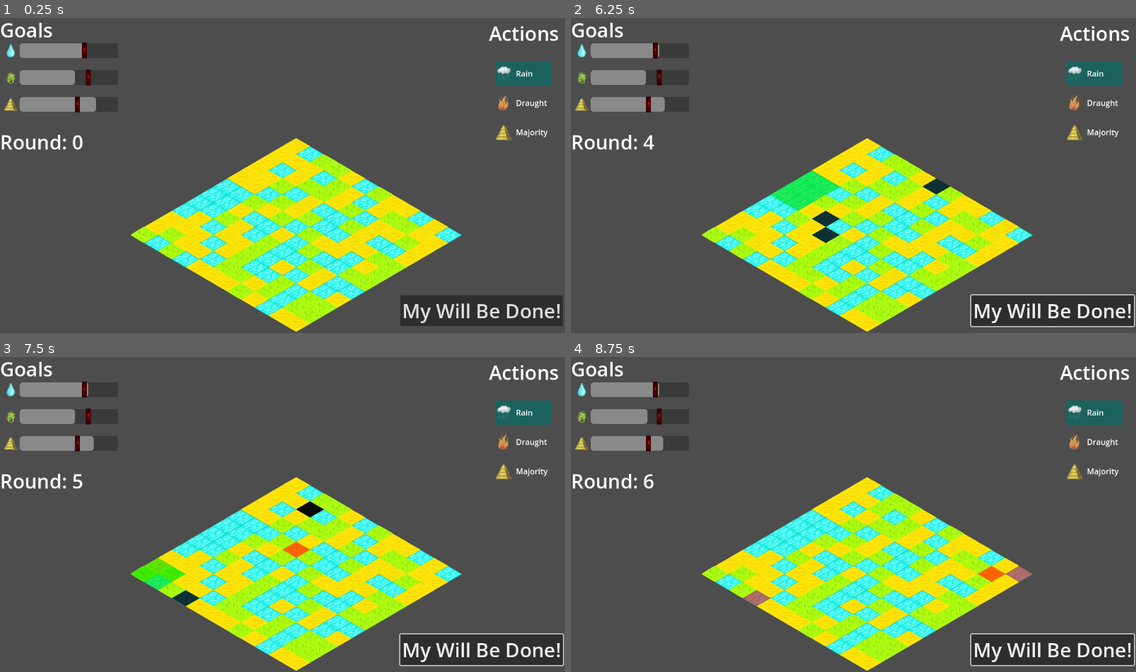
Above: before the commit, frames 1-4 (two rows, left to right).
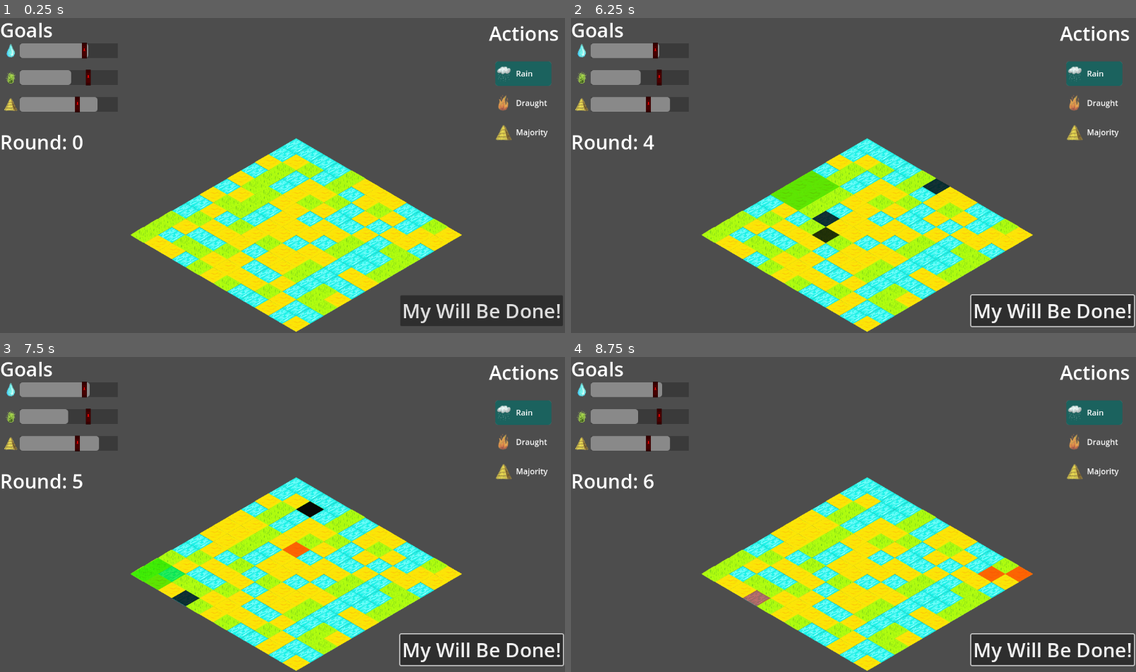
Above: after the commit, the same moments.

Repository: matouseek/game_jam_24
Game: Godot game, scene res://scenes/game.tscn
Same seed, same stepped clock (60 frames per second), same inputs: the game is played once before the commit and once after it. The engine's default icon, where the game draws it, is replaced by a stand-in: a white triangle on a blue panel in a dark square.
Inputs (mouse positions are in pixels of both pictures, inside the frame that each line leads up to):
- Up to frame 1 (0.25 s): no input
- Up to frame 2 (6.25 s): click "My Will Be Done!" at 0.5 s; click "My Will Be Done!" at 1.25 s; click "My Will Be Done!" at 2 s; move the mouse to (977, 159) at 2.77 s; press the mouse at (977, 159) at 2.78 s; move the mouse to (740, 191) at 3.52 s; release the mouse at (740, 191) at 3.53 s; click (740, 191) at 3.6 s; move the mouse to (910, 106) at 4.27 s; press the mouse at (910, 106) at 4.28 s; tap Enter at 5 s; move the mouse to (825, 238) at 5.02 s; release the mouse at (825, 238) at 5.03 s; click (825, 238) at 5.1 s; tap Space at 5.75 s; move the mouse to (1023, 222) at 5.77 s; press the mouse at (1023, 222) at 5.78 s
- Up to frame 3 (7.5 s): tap Enter at 6.5 s; move the mouse to (113, 467) at 6.52 s; release the mouse at (113, 467) at 6.53 s; click (113, 467) at 6.6 s; move the mouse to (310, 514) at 7.27 s; press the mouse at (310, 514) at 7.28 s
- Up to frame 4 (8.75 s): move the mouse to (768, 432) at 8.02 s; release the mouse at (768, 432) at 8.03 s; click (768, 432) at 8.1 s

The runs differ from the first frame. In frame 1, 13% of the frame differs, in the area x 12-82%, y 8-98%; in frame 2, 13%, in the area x 12-82%, y 16-98%; in frame 3, 12%; in frame 4, 13%.

Commit message:
Implement tile tier system framework

Diff:
--- a/scripts/environment.gd
+++ b/scripts/environment.gd
@@ -8,20 +8,21 @@
 var last_selected = [Vector2i(-1000,-1000)]
 
 var offsets = [Vector2i(-1, -1), Vector2i(0, -1), Vector2i(1, -1),
-		Vector2i(-1,  0),               Vector2i(1,  0),
-		Vector2i(-1,  1), Vector2i(0,  1), Vector2i(1,  1)]
+			   Vector2i(-1,  0),                  Vector2i(1,  0),
+			   Vector2i(-1,  1), Vector2i(0,  1), Vector2i(1,  1)]
 
 var terrain: Array = []
 
 func _ready() -> void:
 
 	for i in range(ENV_SIZE):
-		var row: Array = []
+		var row: Array[WorldTile] = []
 		for j in range(ENV_SIZE):
-			row.append(G.TileTypes.MEADOW)
+			var default_tile : WorldTile = WorldTile.new(G.get_rand_tile_type(),WorldTile.Tier.LOW)
+			row.append(default_tile)
 		terrain.append(row)
 	initialize_randomly()
-	set_map()
+	render_map()
 	calc_distribution()
 
 func _input(event):
@@ -40,7 +41,7 @@
 	var vals = [0.0,0.0,0.0]
 	for i in range(ENV_SIZE):
 		for j in range(ENV_SIZE):
-			vals[terrain[i][j]] += 1
+			vals[terrain[i][j].type] += 1
 	var all = ENV_SIZE*ENV_SIZE
 	var vals_percent = []
 	for i in range(len(vals)):
@@ -94,15 +95,15 @@
 func initialize_randomly() -> void:
 	for i in range(ENV_SIZE):
 		for j in range(ENV_SIZE):
-			terrain[i][j] = randi_range(0,2)
+			terrain[i][j] = WorldTile.new(G.get_rand_tile_type(),WorldTile.Tier.LOW)
 #			if (j== ENV_SIZE-1 and i == ENV_SIZE-1): terrain[i][j] = -1
 #			elif (j == ENV_SIZE-1 or i == ENV_SIZE-1): terrain[i][j] = 2
 #			else : terrain[i][j] = randi_range(0,1)
 
-func set_map() -> void:
+func render_map() -> void:
 	for i in range(ENV_SIZE):
 		for j in range(ENV_SIZE):
-			$TileMapLayer.set_cell(Vector2i(i,j),terrain[i][j],Vector2i(0,0))
+			$TileMapLayer.set_cell(Vector2i(i,j),terrain[i][j].type,Vector2i(0,0))
 
 func reset_effects() -> void:
 	used_effects = []
--- a/scripts/game_manager.gd
+++ b/scripts/game_manager.gd
@@ -20,7 +20,7 @@
 
 	print("Process player selection")
 	process_used_effects()
-	env.set_map()
+	env.render_map()
 
 
 	env.calc_distribution()
@@ -34,7 +34,7 @@
 
 	print("Add fuck ups for next round")
 	add_fuck_ups()
-	env.set_map()
+	env.render_map()
 	# now wait for player to make selection and then press will be done
 
 func update_round_count() -> void:
@@ -69,24 +69,24 @@
 			process_majority(effect)
 
 func process_rain(rain_effect: PlacedEffect) -> void:
-	var tile: G.TileTypes = env.terrain[rain_effect.source_coord.x][rain_effect.source_coord.y]
+	var tile: G.TileTypes = env.terrain[rain_effect.source_coord.x][rain_effect.source_coord.y].type
 	match tile:
 		G.TileTypes.DESERT:
-			env.terrain[rain_effect.source_coord.x][rain_effect.source_coord.y] = G.TileTypes.MEADOW
+			env.terrain[rain_effect.source_coord.x][rain_effect.source_coord.y].type = G.TileTypes.MEADOW
 		G.TileTypes.MEADOW:
-			env.terrain[rain_effect.source_coord.x][rain_effect.source_coord.y] = G.TileTypes.WATER
+			env.terrain[rain_effect.source_coord.x][rain_effect.source_coord.y].type = G.TileTypes.WATER
 		G.TileTypes.WATER:
 			print("Rained on water")
 
 func process_draught(draught_effect: PlacedEffect) -> void:
-	var tile: G.TileTypes = env.terrain[draught_effect.source_coord.x][draught_effect.source_coord.y]
+	var tile: G.TileTypes = env.terrain[draught_effect.source_coord.x][draught_effect.source_coord.y].type
 	match tile:
 		G.TileTypes.DESERT:
 			print("Draught on desert")
 		G.TileTypes.MEADOW:
-			env.terrain[draught_effect.source_coord.x][draught_effect.source_coord.y] = G.TileTypes.DESERT
+			env.terrain[draught_effect.source_coord.x][draught_effect.source_coord.y].type = G.TileTypes.DESERT
 		G.TileTypes.WATER:
-			env.terrain[draught_effect.source_coord.x][draught_effect.source_coord.y] = G.TileTypes.MEADOW
+			env.terrain[draught_effect.source_coord.x][draught_effect.source_coord.y].type = G.TileTypes.MEADOW
 
 func process_majority(majority_effect: PlacedEffect) -> void:
 	var amounts: Array[int] = []
@@ -99,7 +99,7 @@
 			var current_tile : Vector2i = start_tile + Vector2i(i,j)
 			if not env.is_valid_map_pos(current_tile):
 				continue
-			var tile: G.TileTypes = env.terrain[current_tile.x][current_tile.y]
+			var tile: G.TileTypes = env.terrain[current_tile.x][current_tile.y].type
 			match tile:
 				G.TileTypes.DESERT:
 					amounts[G.TileTypes.DESERT] += 1
@@ -118,4 +118,4 @@
 			var current_tile : Vector2i = start_tile + Vector2i(i,j)
 			if not env.is_valid_map_pos(current_tile):
 				continue
-			env.terrain[current_tile.x][current_tile.y] = resulting_tile
+			env.terrain[current_tile.x][current_tile.y].type = resulting_tile
--- a/scripts/goals.gd
+++ b/scripts/goals.gd
@@ -16,3 +16,6 @@
 		sum += val
 	for type in TileTypes.values():
 		HUD.set_goal(type,vals[type]/sum)
+
+func get_rand_tile_type() -> TileTypes:
+	return randi_range(0,len(TileTypes)-1)
--- a/scripts/placed_effect.gd
+++ b/scripts/placed_effect.gd
@@ -16,12 +16,3 @@
 
 func print():
 	print("Id: ",id," Source coord: ",source_coord," Type: ",type)
-
-# Called when the node enters the scene tree for the first time.
-func _ready():
-	pass # Replace with function body.
-
-
-# Called every frame. 'delta' is the elapsed time since the previous frame.
-func _process(delta):
-	pass
--- /dev/null
+++ b/scripts/world_tile.gd
@@ -0,0 +1,24 @@
+extends Object
+
+class_name WorldTile
+
+enum Tier {
+	LOW,
+	MEDIUM,
+	HIGH
+}
+
+static var count : int = 0
+
+var id : int
+var type : G.TileTypes
+var tier : Tier
+
+func _init( type : G.TileTypes, tier : Tier):
+	self.id = count
+	count += 1
+	self.type = type
+	self.tier = tier
+
+func print():
+	print("Id: ",id," Type: ",type," Tier: ",tier)
